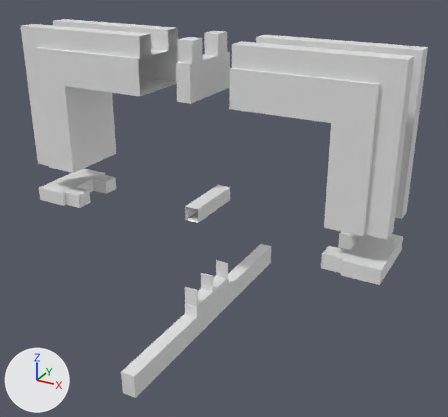
Two versions of the glTF model Data/Models/Windows/Frame/GLB/window_02.glb, one commit apart.
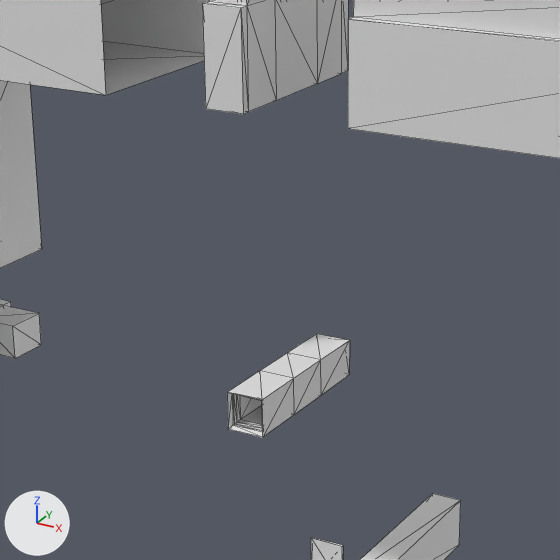
Each version appears first whole from a camera (50 mm lens) standing at (0.2371, -0.336, 0.1261) and looking at (0.0472, 0.0092, -0.0466), and next in a close-up on the part from 23% to 69% of the width and 15% to 64% of the height. Arrows for +X, +Y and +Z are at lower left; the lights stay in place. The last two pictures show the newer version. The close-ups show mesh edges as thin lines.

Objects in the first close-up: 'BStretch', 'LCorner', 'LStretch', 'Leaf', 'RCorner', 'TStretch'.
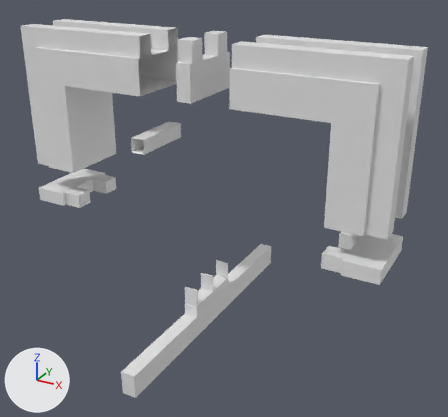
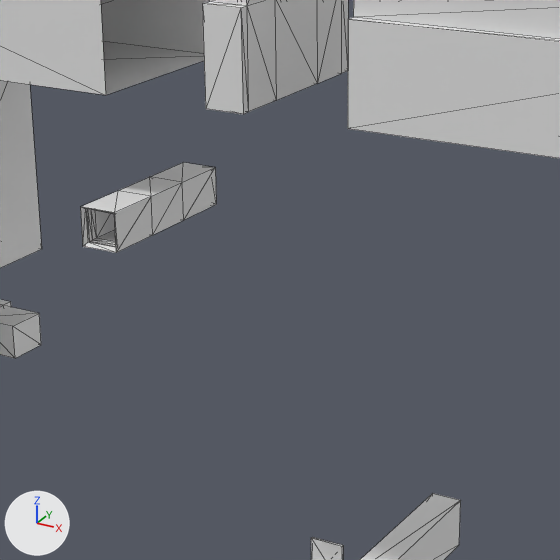
Patch to the scene script:
```diff
--- a/Data/Models/Windows/Frame/GLB/window_02.glb.py
+++ b/Data/Models/Windows/Frame/GLB/window_02.glb.py
@@ me_cube_002 @@
+me_cube_002.from_pydata(...)  # 56 vertices, 108 faces; spans x -0.5..0.5, y -0.022..0.023, z -0.5..0.5
+# faces by material slot: [104, 4]
+me_cube_002.materials.append(mat_changeable)  # white #e7e7e7
+me_cube_002.materials.append(mat_glass)  # blue #3430e7
@@ ob_leaf @@
-ob_leaf = bpy.data.objects.new('Leaf', me_cube_001)
-ob_leaf.location = (0.0362, 0.0069, -0.0439)
+ob_leaf = bpy.data.objects.new('Leaf', None)
+ob_leaf.location = (0.0, 0.0, 0.0)
+ob_leaf.scale = (0.01, 1.0, 0.01)
@@ ob_leaf_movable_01 @@
+ob_leaf_movable_01 = bpy.data.objects.new('Leaf_Movable_01', me_cube_002)
+ob_leaf_movable_01.parent = ob_leaf
+ob_leaf_movable_01.location = (0.0, 0.0, 0.0)
```

Changed parts and their boxes (x1, y1, x2, y2) in the close-ups (560 x 560 px):
'Leaf_Movable_01', added: after (80, 162, 216, 253)
'Leaf', no longer drawn: before (227, 334, 350, 437)
